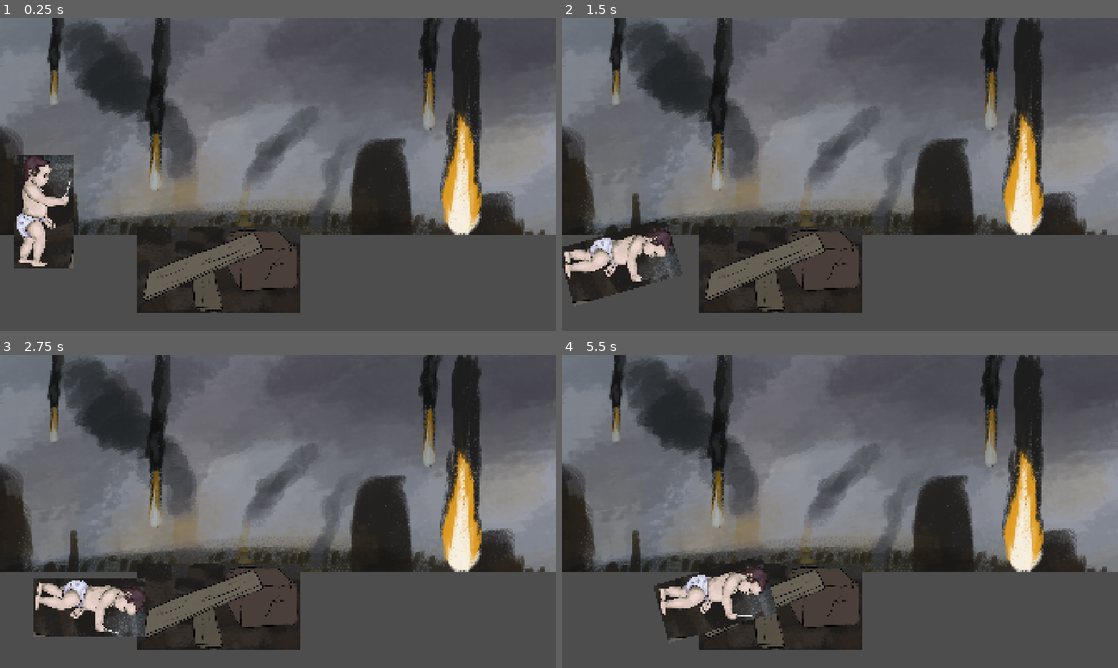
Above: before the commit, frames 1-4 (two rows, left to right).
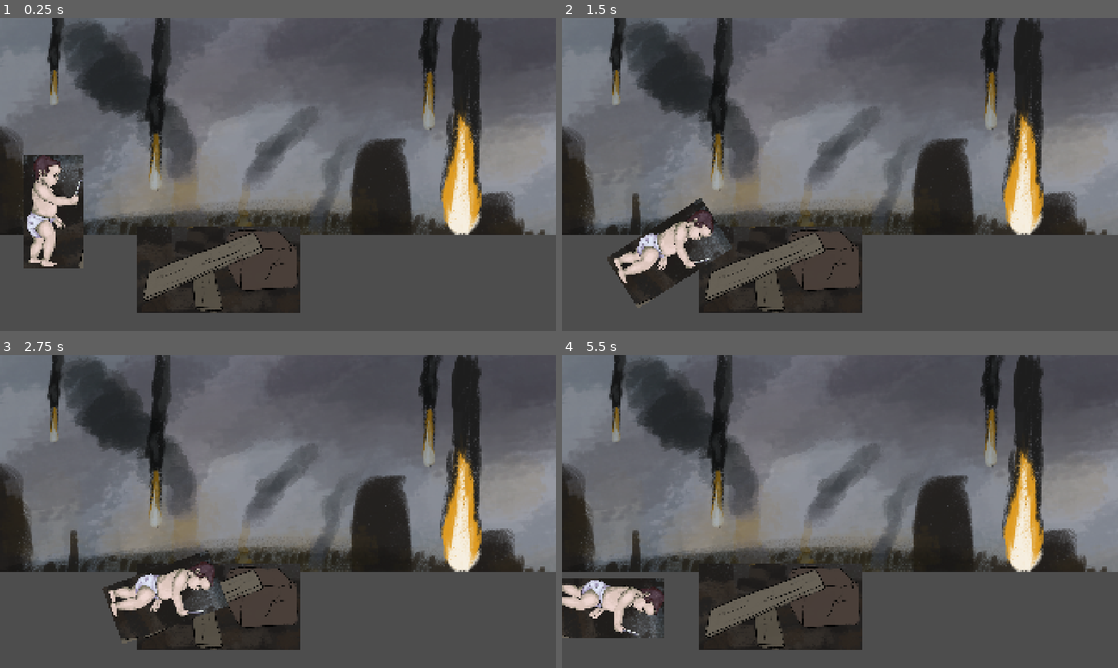
Above: after the commit, the same moments.

Repository: Ezcapist/Doomsday-Scrolling
Game: Godot game, scene res://scenes/level1.tscn
Same seed, same stepped clock (60 frames per second), same inputs: the game is played once before the commit and once after it.
Inputs (mouse positions are in pixels of both pictures, inside the frame that each line leads up to):
- Up to frame 1 (0.25 s): no input
- Up to frame 2 (1.5 s): move the mouse to (962, 158) at 0.52 s; press the mouse at (962, 158) at 0.53 s; hold D (move_right, bound only after the commit) from 0.53 s (still down); move the mouse to (812, 174) at 1.27 s; release the mouse at (812, 174) at 1.28 s; click (812, 174) at 1.35 s
- Up to frame 3 (2.75 s): move the mouse to (333, 442) at 2.02 s; release D (move_right, bound only after the commit) at 2.03 s; press the mouse at (333, 442) at 2.03 s; hold A (move_left, bound only after the commit) from 2.03 s (still down)
- Up to frame 4 (5.5 s): move the mouse to (834, 517) at 2.77 s; release A (move_left, bound only after the commit) at 2.78 s; release the mouse at (834, 517) at 2.78 s; hold D (move_right, bound only after the commit) 2.78-4.28 s; click (834, 517) at 2.85 s; move the mouse to (1006, 558) at 3.52 s; press the mouse at (1006, 558) at 3.53 s; move the mouse to (795, 508) at 4.27 s; release the mouse at (795, 508) at 4.28 s; hold A (move_left, bound only after the commit) 4.28-5.03 s; click (795, 508) at 4.35 s; move the mouse to (867, 511) at 5.02 s; press the mouse at (867, 511) at 5.03 s; hold D (move_right, bound only after the commit) from 5.03 s (still down)

The runs differ from the first frame. In frame 1, 2.6% of the frame differs, in the area x 2-15%, y 43-80%; in frame 2, 5.1%; in frame 3, 5.6%; in frame 4, 6.0%, in the area x 0-39%, y 64-93%.

Commit message:
Baby beweging verzacht

Diff:
--- a/doomsday-scrolling/prefabs/player.tscn
+++ b/doomsday-scrolling/prefabs/player.tscn
@@ -7,9 +7,11 @@
 friction = 0.0
 
 [sub_resource type="Curve" id="Curve_4dohe"]
-_limits = [0.0, 1.0, 0.0, 90.0]
-_data = [Vector2(0, 0), 0.0, 0.0, 0, 0, Vector2(16.2329, 1), 0.0, 0.0, 0, 0]
-point_count = 2
+_limits = [-2.23517e-08, 1.0, -90.0, 90.0]
+_data = [Vector2(-90, 1), 0.0, 0.0, 0, 0, Vector2(-14.4, 0.8), -0.00553626, -0.00553626, 0, 0, Vector2(-2.38419e-06, -2.23517e-08), -0.0887805, -0.0887805, 0, 0, Vector2(1.8, -2.23517e-08), 0.0909157, 0.0909157, 0, 0, Vector2(14.4, 0.83), 0.00590623, 0.00590623, 0, 0, Vector2(90, 1), 0.000347632, 0.0, 0, 0]
+point_count = 6
+metadata/_snap_enabled = true
+metadata/_snap_count = 100
 
 [sub_resource type="CapsuleShape2D" id="CapsuleShape2D_4dohe"]
 radius = 90.0
@@ -21,16 +23,26 @@
 physics_material_override = SubResource("PhysicsMaterial_4dohe")
 contact_monitor = true
 max_contacts_reported = 3
+angular_damp = 3.0
 script = ExtResource("1_72ieh")
+top_speed = 350.0
+tilt_strength = 400.0
+walk_strength = 1500.0
 speed_curve = SubResource("Curve_4dohe")
 
 [node name="Baby" type="Sprite2D" parent="."]
 z_index = -1
-position = Vector2(-1, -1)
+position = Vector2(33, -2)
 scale = Vector2(0.72659, 0.72659)
 texture = ExtResource("2_4dohe")
 
 [node name="CollisionShape2D" type="CollisionShape2D" parent="."]
-position = Vector2(-33, -1)
+position = Vector2(0, -2)
 shape = SubResource("CapsuleShape2D_4dohe")
 debug_color = Color(0, 0.6, 0.701961, 0)
+
+[node name="TiltForcePoint" type="Marker2D" parent="."]
+position = Vector2(1, -171)
+
+[node name="FloorCollisionMaxHeight" type="Marker2D" parent="."]
+position = Vector2(83, 132)
--- a/doomsday-scrolling/project.godot
+++ b/doomsday-scrolling/project.godot
@@ -24,9 +24,14 @@
 
 [input]
 
-capture={
+move_left={
 "deadzone": 0.2,
-"events": [Object(InputEventMouseButton,"resource_local_to_scene":false,"resource_name":"","device":-1,"window_id":0,"alt_pressed":false,"shift_pressed":false,"ctrl_pressed":false,"meta_pressed":false,"button_mask":0,"position":Vector2(0, 0),"global_position":Vector2(0, 0),"factor":1.0,"button_index":1,"canceled":false,"pressed":false,"double_click":false,"script":null)
+"events": [Object(InputEventKey,"resource_local_to_scene":false,"resource_name":"","device":-1,"window_id":0,"alt_pressed":false,"shift_pressed":false,"ctrl_pressed":false,"meta_pressed":false,"pressed":false,"keycode":0,"physical_keycode":65,"key_label":0,"unicode":97,"location":0,"echo":false,"script":null)
+]
+}
+move_right={
+"deadzone": 0.2,
+"events": [Object(InputEventKey,"resource_local_to_scene":false,"resource_name":"","device":-1,"window_id":0,"alt_pressed":false,"shift_pressed":false,"ctrl_pressed":false,"meta_pressed":false,"pressed":false,"keycode":0,"physical_keycode":68,"key_label":0,"unicode":100,"location":0,"echo":false,"script":null)
 ]
 }
 
--- a/doomsday-scrolling/scripts/player.gd
+++ b/doomsday-scrolling/scripts/player.gd
@@ -1,33 +1,46 @@
 class_name Player extends RigidBody2D
 
 @export var top_speed: float = 50.0
+@export var tilt_strength: float = 1000.0
+@export var walk_strength: float = 500.0
+@export var damp_strength: float = 500.0
+@export var max_slope_angle: float = 45.0
 @export var speed_curve: Curve
 
+@onready var tilt_force_point: Node2D = $TiltForcePoint
+@onready var floor_max_height: Node2D = $FloorCollisionMaxHeight
 var contact_position := Vector2.ZERO
 var contact_normal := Vector2.ZERO
+var axis: float = 0.0
 
 func _ready() -> void:
 	pass
 
 func _physics_process(_delta: float) -> void:
+	axis = Input.get_axis("move_left", "move_right")
 	process_tilt_automove(_delta)
 
 func process_tilt_automove(_delta: float) -> void:
-	#var axis := -Input.get_axis("test_left", "test_right")
-	#apply_torque(-axis * 3000000.0)
-
-	var angle90 = min(90, abs(rotation_degrees))
-	var speed_factor = speed_curve.sample(angle90)
+	var tilt_force = axis * mass * tilt_strength
+	apply_force(tilt_force * global_transform.x, tilt_force_point.position)
 
 	if is_on_floor():
-		var force: float = 1.0 * mass * 500.0 * speed_factor * signf(rotation_degrees)
+		# Sample the speed for this angle. Higher tilt is higher speed, depends on the curve.
+		var angle90 = clamp(rotation_degrees - contact_normal.angle(), -90, 90)
+		var speed_factor = speed_curve.sample(angle90)
+		var force: float = 1.0 * mass * walk_strength * speed_factor * signf(angle90)
+
+		# Apply walking velocity if not at top speed.
+		if linear_velocity.length() > top_speed:
+			force = 0
 		apply_central_force(contact_normal.rotated(deg_to_rad(90)) * force)
-		pass
+
+		# Apply friction (damping).
+		apply_central_force(-linear_velocity.normalized() * mass * damp_strength)
 
 func process_feet_move(_delta: float) -> void:
-	var axis := -Input.get_axis("test_left", "test_right")
 	if is_on_floor():
-		var force: float = 1.0 * mass * 500.0 * axis
+		var force: float = 1.0 * mass * 500.0 * -axis
 		apply_force(contact_normal.rotated(deg_to_rad(90)) * force, contact_position)
 
 	queue_redraw()
@@ -40,16 +53,16 @@
 	contact_position = Vector2.ZERO
 	for i in range(state.get_contact_count()):
 		var body := state.get_contact_collider_object(i)
-		if body is StaticBody2D:
-			contact_position = to_local(state.get_contact_collider_position(i))
-			contact_normal = state.get_contact_local_normal(i)
+		var normal := state.get_contact_local_normal(i)
+		var point := to_local(state.get_contact_local_position(i))
+
+		if body is StaticBody2D and \
+			normal.angle_to(Vector2.UP) < max_slope_angle \
+			and point.y > floor_max_height.position.y:
+
+			contact_position = point
+			contact_normal = normal
 
 func _draw() -> void:
 	if is_on_floor():
 		draw_circle(contact_position, 10.0, Color.RED, false)
-
-func _input(event: InputEvent) -> void:
-	if event is InputEventMouseMotion:
-		apply_torque_impulse(event.relative.x * 2000.0)
-	if event.is_action_pressed("capture"):
-		Input.mouse_mode = Input.MOUSE_MODE_CAPTURED if Input.mouse_mode != Input.MOUSE_MODE_CAPTURED else Input.MOUSE_MODE_VISIBLE
